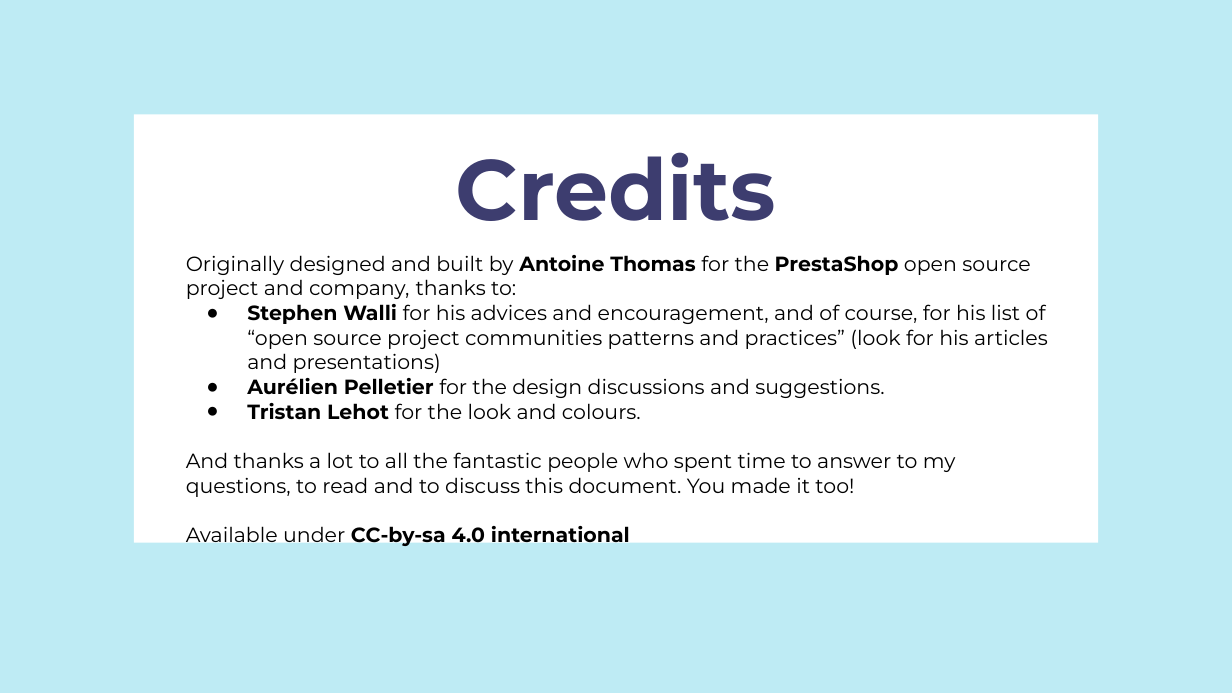
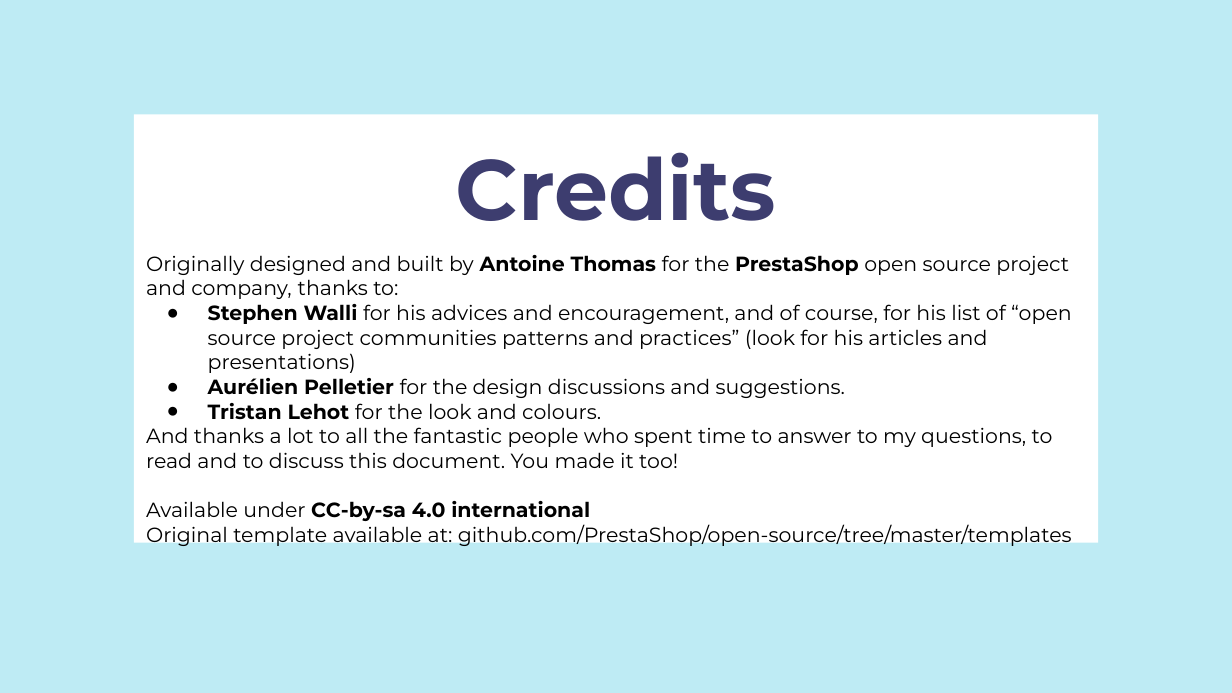
Before and after one commit to PrestaShop/open-source, a slide deck: slide 40 of templates/open-source-project-activities-and-maturity.pptx. Drawn at 1232x693 pixels with LibreOffice and Linux fonts; fonts in the diff are those of the drawing. Boxes give left, top, right and bottom in pixels: in the first picture for what was removed or moved away, otherwise in the second. Text is boxed around its words. In the diff, an @@ line names an element or a change of style, - is before the commit and + after.

Commit message:
improving credits.
with a link to the templates

```diff
--- a/templates/open-source-project-activities-and-maturity.pptx
+++ b/templates/open-source-project-activities-and-maturity.pptx
@@ text "Originally designed and built by ...": place and size @@
-text "Originally designed and built by ..." at box(186, 255, 1048, 548)
+text "Originally designed and built by ..." at box(146, 255, 1072, 548)
@@ text at box(146, 524, 1072, 548): paragraph added @@
+Original template available at: github.com/PrestaShop/open-source/tree/master/templates
```
Also in this commit, not shown: 1 other file.
